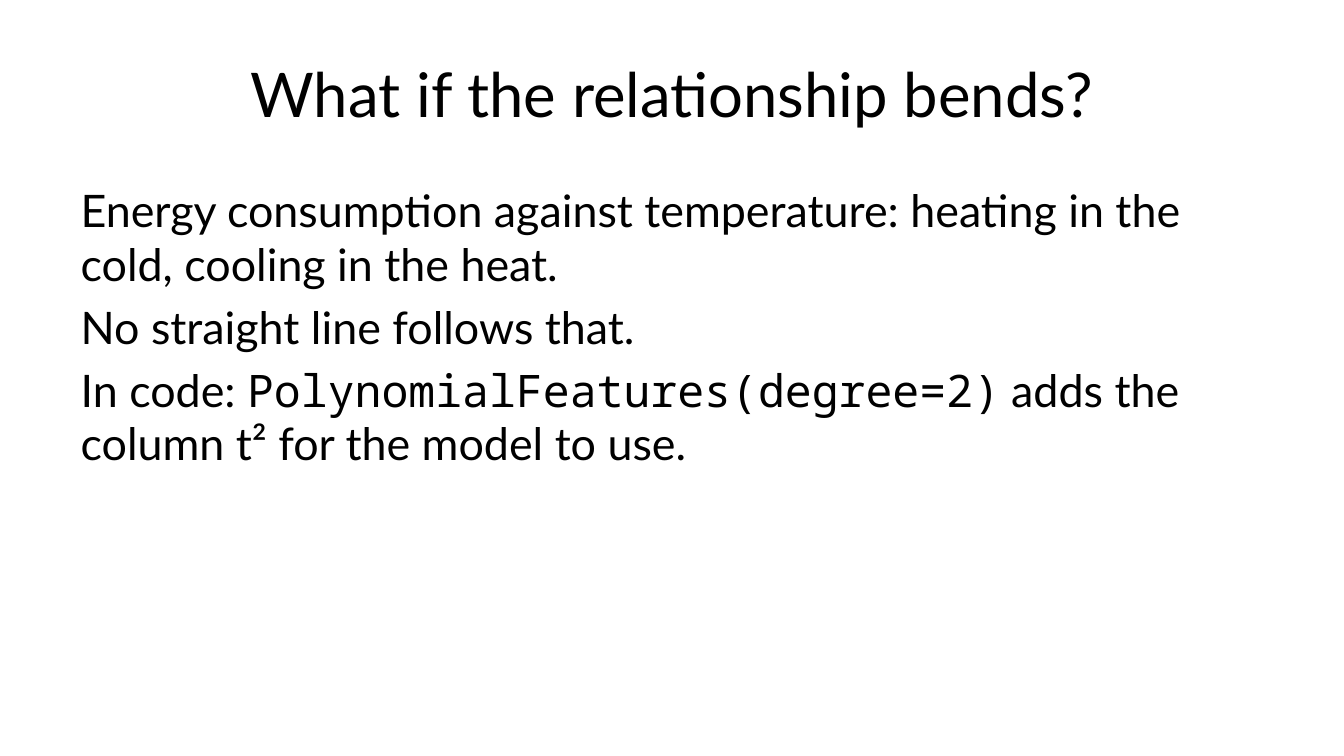
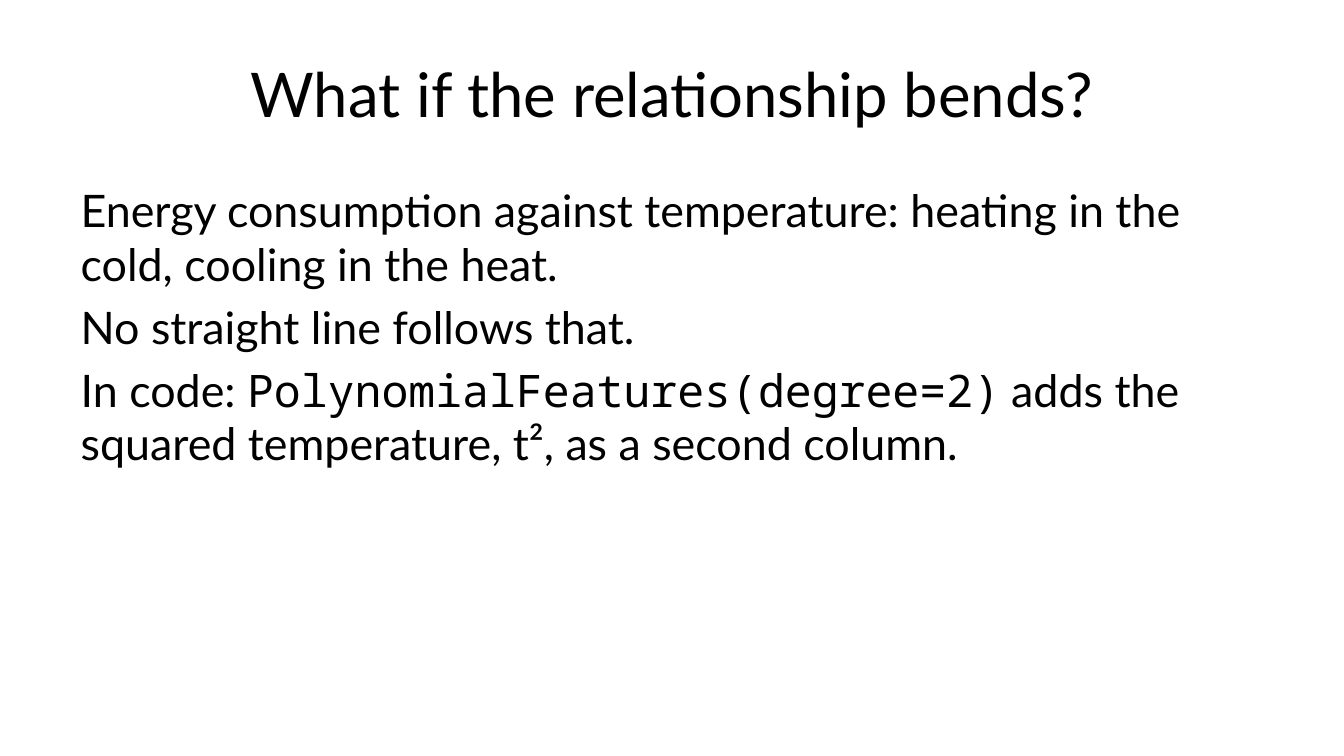
Before and after one commit to fabioantonini/technologies-for-artificial-intelligence, a slide deck: slide 27 of Lessons/03_regression/Slides/regression_slides.pptx. Drawn at 1344x756 pixels with LibreOffice and Linux fonts; fonts in the diff are those of the drawing; background and template pictures are left out. Boxes give left, top, right and bottom in pixels: in the first picture for what was removed or moved away, otherwise in the second. Text is boxed around its words. In the diff, an @@ line names an element or a change of style, - is before the commit and + after.

```diff
--- a/Lessons/03_regression/Slides/regression_slides.pptx
+++ b/Lessons/03_regression/Slides/regression_slides.pptx
@@ text at bbox=[81, 373, 1180, 468]: text changed @@
-In code: PolynomialFeatures(degree=2) adds the column t² for the model to use.
+In code: PolynomialFeatures(degree=2) adds the squared temperature, t², as a second column.
```
Also in this commit, not shown: 13 other slides changed, 6 other files.
